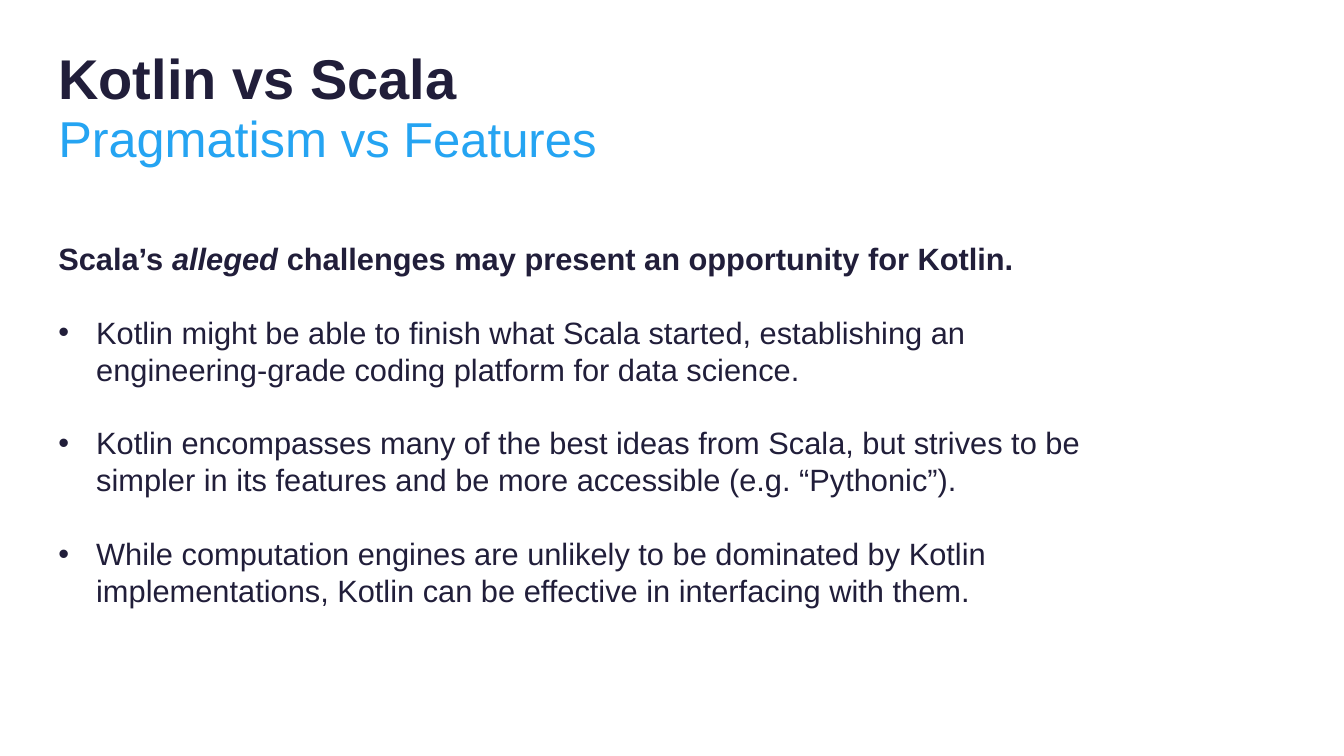
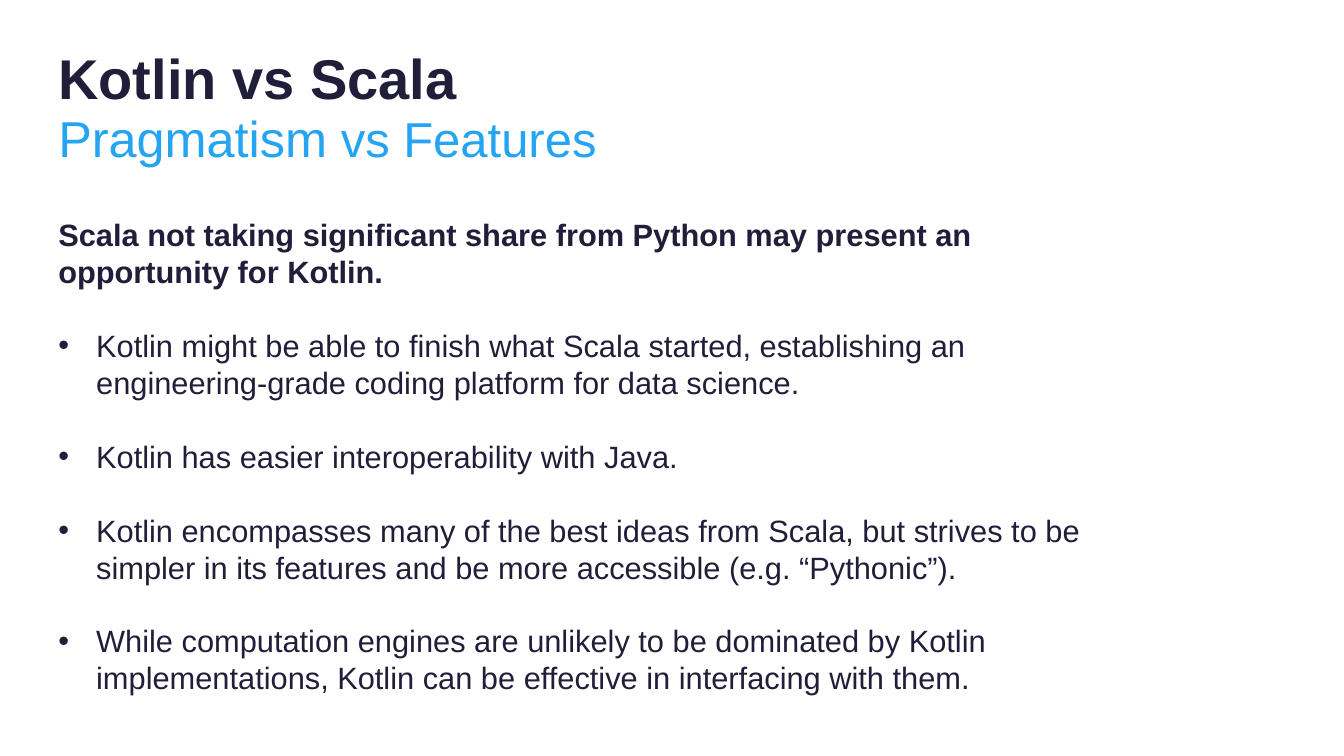
Before and after one commit to thomasnield/kotlinconf-datascience-talk, a slide deck: slide 25 of kotlin_for_data_science.pptx. Drawn at 1344x756 pixels with LibreOffice and Linux fonts; fonts in the diff are those of the drawing; background and template pictures are left out. Boxes give left, top, right and bottom in pixels: in the first picture for what was removed or moved away, otherwise in the second. Text is boxed around its words. In the diff, an @@ line names an element or a change of style, - is before the commit and + after.

```diff
--- a/kotlin_for_data_science.pptx
+++ b/kotlin_for_data_science.pptx
@@ text "Scala not taking significant share ...": place and size @@
-text "Scala not taking significant share ..." at bbox=[58, 247, 1079, 608]
+text "Scala not taking significant share ..." at bbox=[58, 223, 1079, 695]
@@ text at bbox=[58, 223, 971, 289]: text changed @@
-Scala’s alleged challenges may present an opportunity for Kotlin.
+Scala not taking significant share from Python may present an opportunity for Kotlin.
@@ text at bbox=[96, 445, 678, 473]: paragraph added @@
+• Kotlin has easier interoperability with Java.
```
Also in this commit, not shown: 1 other slide changed.
